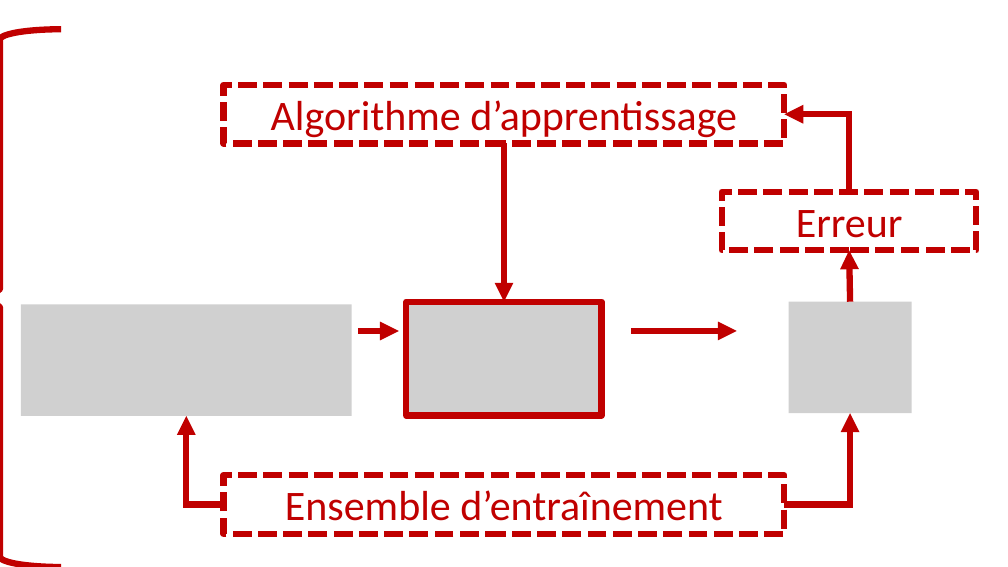
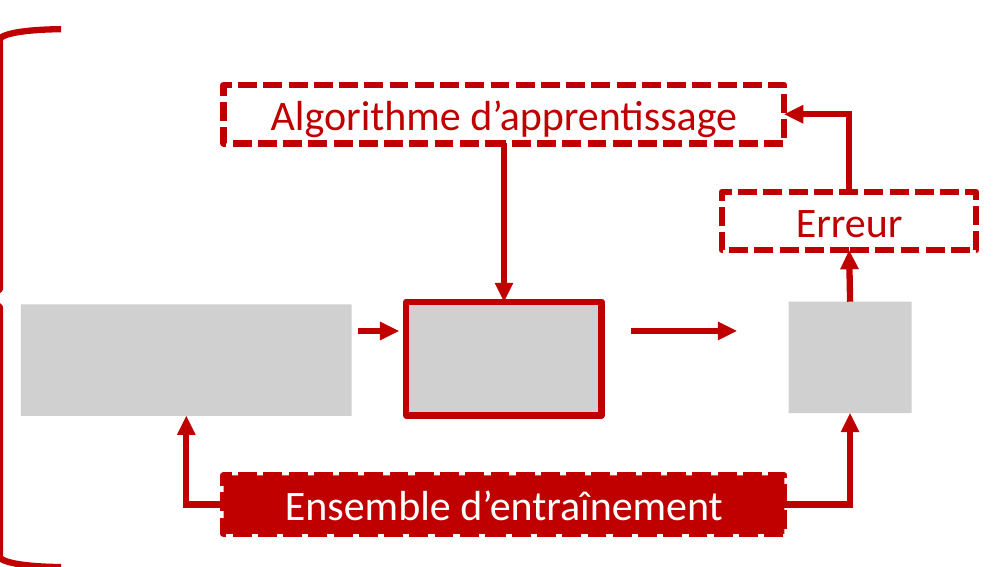
Before and after one commit to pnplab/ML_CRIUSMM, a slide deck: slide 4 of cours_2/img/cours_2.pptx. Drawn at 1008x567 pixels with LibreOffice and Linux fonts; fonts in the diff are those of the drawing; grey boxes stand for pictures; background and template pictures are left out. Boxes give left, top, right and bottom in pixels: in the first picture for what was removed or moved away, otherwise in the second. Text is boxed around its words. In the diff, an @@ line names an element or a change of style, - is before the commit and + after.

```diff
--- a/cours_2/img/cours_2.pptx
+++ b/cours_2/img/cours_2.pptx
@@ rectangle "Ensemble d’entraînement" at box(224, 476, 785, 534): text colour #C00000 to #FFFFFF; fill none to #C00000 @@
```
Also in this commit, not shown: 5 other slides changed, 23 other files.
